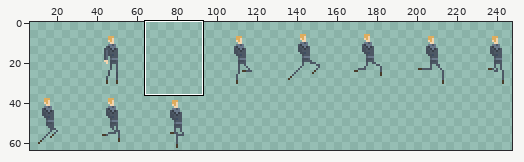
One commit to this sprite sheet: assets/images/player.png. The first picture is a wide view before the edit; the outline marks the close-up.
Close-up. Earlier state:
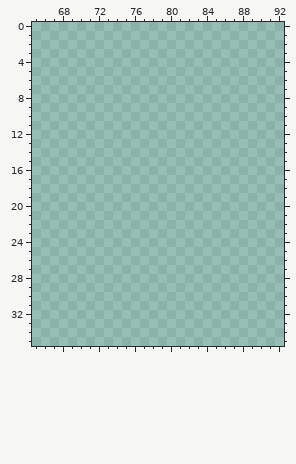
The file is 512x128 pixels, drawn in blocks of 2x2; one block is one cell here. Shown: x 65..92, y 0..35. The old version is drawn lined up with the new one. The wide view leaves out empty margins.
Now the later version:
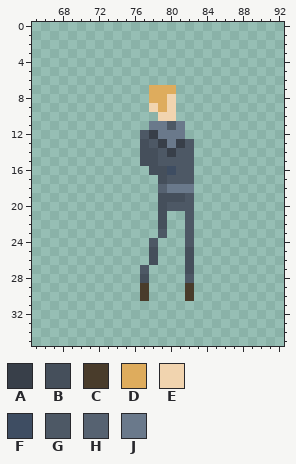
Palette (. is transparent): A #383f49  B #454f5b  C #493c2b  D #deac5d  E #f1d4af  F #3e4d62  G #4d5865  H #566271  J #6a798b
What changed:
drawings rearranged on the sheet (the old picture shows each at its new place)
y 7: x 78..80 ... -> DDD
y 8: x 78..80 ... -> DDE
y 9: x 78..80 ... -> EDE
y 10: x 79..80 .. -> EE
y 11: x 78..81 .... -> JJGJ
y 12: x 77..81 ..... -> GAJJJ
y 13: x 77..82 ...... -> BGAJAG
y 14: x 77..82 ...... -> BBGAGG
y 15: x 77..82 ...... -> BBGGGG
y 16: x 78..82 ..... -> BBFGG
y 17: x 79..82 .... -> BGGG
y 18: x 79..82 .... -> HJJJ
y 19: x 79..82 .... -> BBBG
y 20: x 79..82 .... -> BGGG
y 21..22: x 79 . -> B; x 82 . -> G
y 23: x 79 . -> G; x 82 . -> G
y 24: x 78 . -> G; x 82 . -> G
y 25..26: x 78 . -> B; x 82 . -> B
y 27: x 77 . -> G; x 82 . -> B
y 28: x 77 . -> B; x 82 . -> G
y 29..30: x 77 . -> C; x 82 . -> C
Pixel boxes of the changes (left, top, right, bottom) in both close-ups:
added: (140, 85, 194, 301)
